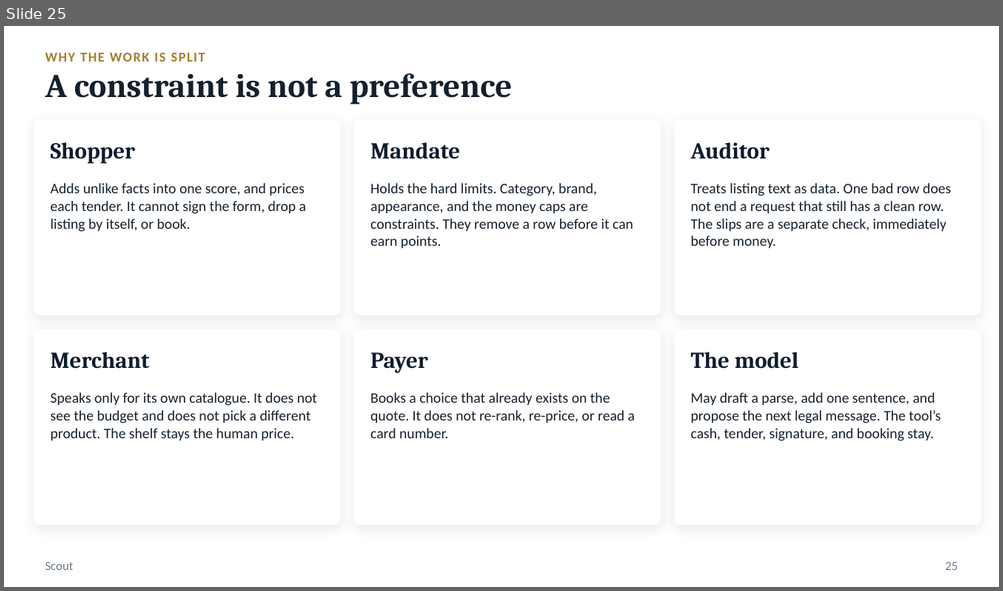
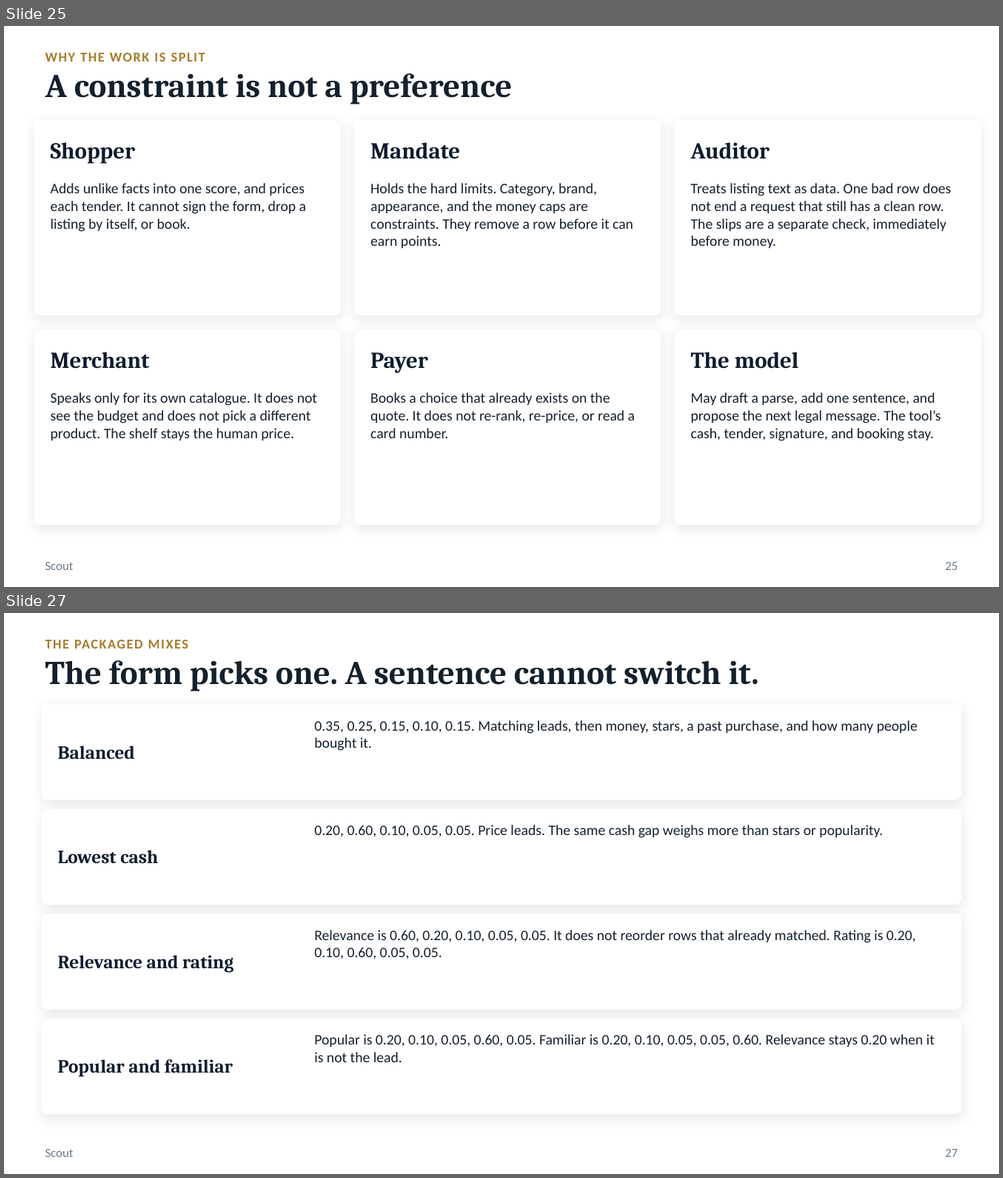
Before and after one commit to jaccokwok/Agentic-Commerce, a slide deck: tasks/artifacts/scout-judges.pptx. Shown one above the other, each under a label of ours: slide 25 before the commit, slides 25 and 27 after it; the slides between them are not shown. The pictures are 1003x591 and 1003x1178 pixels, drawn with LibreOffice and Linux fonts; fonts in the diff are those of the drawing. Boxes give left, top, right and bottom in pixels: in the first picture for what was removed or moved away, otherwise in the second. Text is boxed around its words. In the diff, an @@ line names an element or a change of style, - is before the commit and + after.

```diff
--- a/tasks/artifacts/scout-judges.pptx
+++ b/tasks/artifacts/scout-judges.pptx
@@ slide 27 added at <box>4,613,999,1174</box>, background #FFFFFF @@
@@ text added at <box>45,640,188,649</box>, 13 pt, text #A67C2D, bold @@
+THE PACKAGED MIXES
@@ text added at <box>45,660,759,691</box>, 32 pt, text #14202C, bold @@
+The form picks one. A sentence cannot switch it.
@@ rounded rectangle added at <box>42,704,961,800</box>, fill #FFFFFF @@
@@ text added at <box>314,720,917,751</box>, 14 pt, text #14202C @@
+0.35, 0.25, 0.15, 0.10, 0.15. Matching leads, then money, stars, a past purchase, and how many people bought it.
@@ text added at <box>58,745,135,759</box>, 18 pt, text #0F1C2E, bold @@
+Balanced
@@ rounded rectangle added at <box>42,809,961,905</box>, fill #FFFFFF @@
@@ text added at <box>314,825,882,838</box>, 14 pt, text #14202C @@
+0.20, 0.60, 0.10, 0.05, 0.05. Price leads. The same cash gap weighs more than stars or popularity.
@@ text added at <box>58,850,158,864</box>, 18 pt, text #0F1C2E, bold @@
+Lowest cash
@@ rounded rectangle added at <box>42,913,961,1010</box>, fill #FFFFFF @@
@@ text added at <box>314,930,916,959</box>, 14 pt, text #14202C @@
+Relevance is 0.60, 0.20, 0.10, 0.05, 0.05. It does not reorder rows that already matched. Rating is 0.20, 0.10, 0.60, 0.05, 0.05.
@@ text added at <box>58,955,233,972</box>, 18 pt, text #0F1C2E, bold @@
+Relevance and rating
@@ rounded rectangle added at <box>42,1019,961,1114</box>, fill #FFFFFF @@
@@ text added at <box>314,1034,934,1062</box>, 14 pt, text #14202C @@
+Popular is 0.20, 0.10, 0.05, 0.60, 0.05. Familiar is 0.20, 0.10, 0.05, 0.05, 0.60. Relevance stays 0.20 when it is not the lead.
@@ text added at <box>58,1059,233,1077</box>, 18 pt, text #0F1C2E, bold @@
+Popular and familiar
@@ text added at <box>45,1149,74,1157</box>, 12 pt, text #6A7A88 @@
+Scout
@@ text added at <box>945,1149,957,1157</box>, 12 pt, text #6A7A88 @@
+27
```
Also in this commit, not shown: 15 slides changed, 32 other files.
